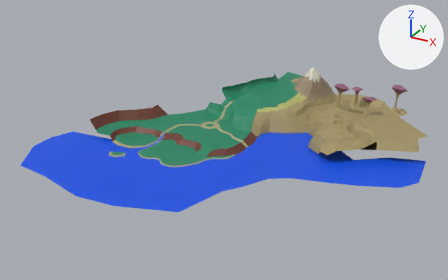
An edit to the OBJ model UNITY/Assets/ENVIRONMENT/MESH/map.obj, drawn before and after from the same camera.
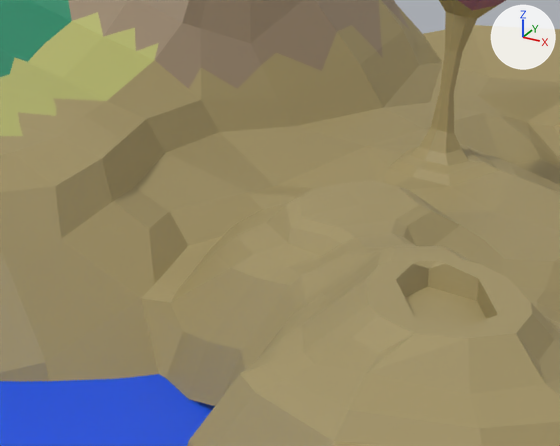
Each version appears first whole from a 50 mm lens placed at (957.0, -1241.0, 689.0), pointed at (211.0, 116.0, 11.0), and next in a close-up on the part from 65% to 78% of the width and 33% to 50% of the height. Arrows for +X, +Y and +Z are at upper right; the lights stay in place. Where no turn or scale is listed for an object, it has been applied to the vertices.
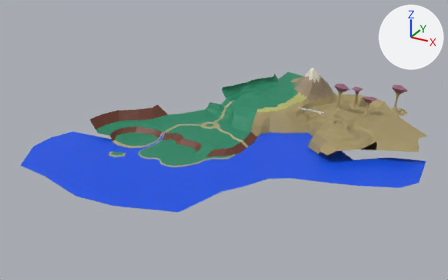
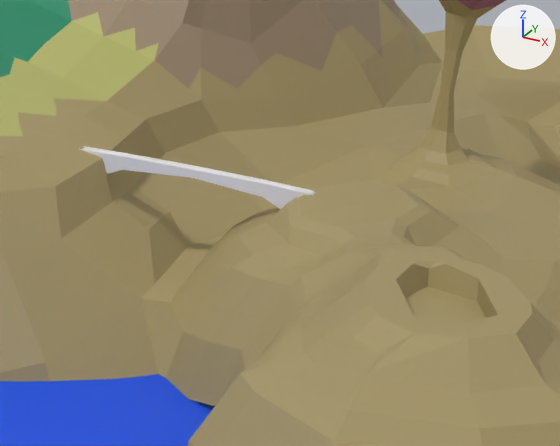
Boxes (x1, y1, x2, y2) around the edits, measured in the close-ups (560 x 446 px):
'Cube.028_Cube.030', added
    after: (80, 146, 316, 209)

Diff of the bpy script that builds the scene:
```diff
--- a/UNITY/Assets/ENVIRONMENT/MESH/map.obj.py
+++ b/UNITY/Assets/ENVIRONMENT/MESH/map.obj.py
@@ mat_bridge @@
+mat_bridge = principled_material('bridge')
+mat_bridge.base_color = (0.8, 0.8, 0.8)  # white #e7e7e7
+mat_bridge.roughness = 0.526
@@ me_cube_028_cube_030 @@
+me_cube_028_cube_030.from_pydata(...)  # 95 vertices, 102 faces; spans x 331.1..413.6, y 336.7..341.9, z 41.2..53.4
+me_cube_028_cube_030.materials.append(mat_bridge)  # white #e7e7e7
@@ ob_cube_028_cube_030 @@
+ob_cube_028_cube_030 = bpy.data.objects.new('Cube.028_Cube.030', me_cube_028_cube_030)
+ob_cube_028_cube_030.location = (0.0, 0.0, 0.0)
```
